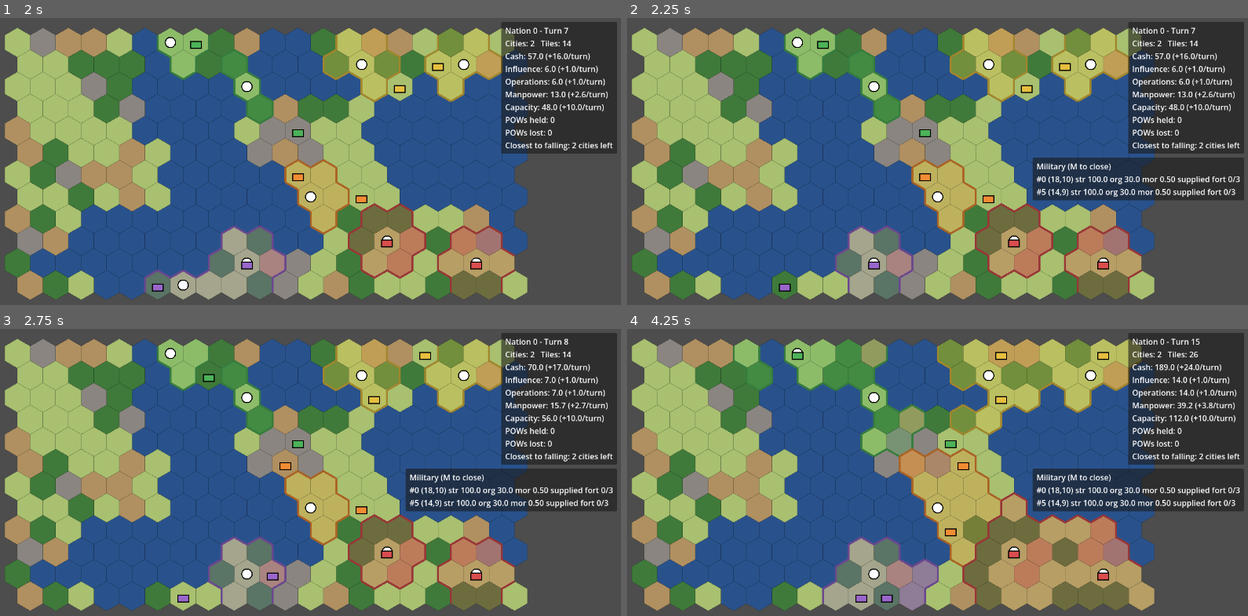
Above: before the commit, frames 1-4 (two rows, left to right).
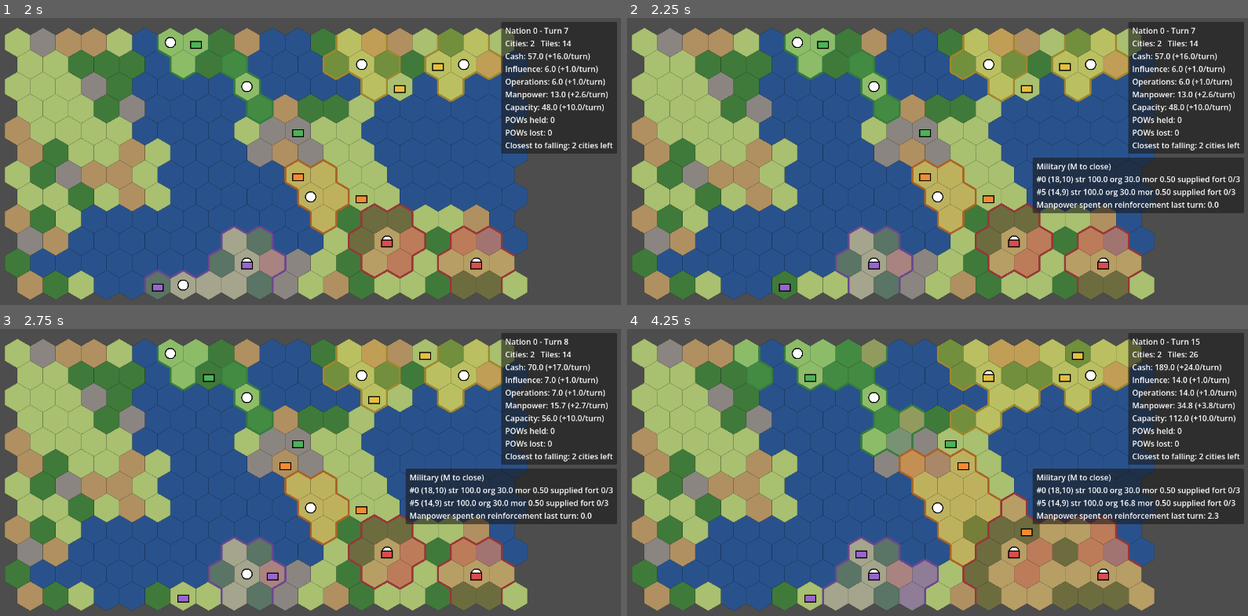
Above: after the commit, the same moments.

Repository: dwaite498/fault-lines-the-gift
Game: Godot game, scene res://scenes/main.tscn
The game is run twice, just before and just after one commit, with the same random seed, the same clock (stepped at 60 frames per second) and the same inputs.
Inputs (mouse positions are in pixels of both pictures, inside the frame that each line leads up to):
- Up to frame 1 (2 s): tap Enter at 0.5 s; move the mouse to (447, 175) at 0.52 s; hold D 0.53-1.28 s; tap Space at 0.6, 0.77, 1.07, 1.52, 1.55, 1.82 s; click (447, 175) at 0.67 s; move the mouse to (180, 213) at 1.27 s; tap R at 1.35 s
- Up to frame 2 (2.25 s): move the mouse to (999, 115) at 2.02 s; hold D from 2.03 s (still down); tap M at 2.1 s
- Up to frame 3 (2.75 s): keep holding D; tap Space at 2.3 s
- Up to frame 4 (4.25 s): tap Space at 2.75, 3.02, 3.05, 3.32, 3.6, 3.77, 4.07 s; move the mouse to (900, 575) at 2.77 s; tap F at 2.85 s; click (900, 575) at 2.92 s; move the mouse to (1123, 558) at 3.52 s; release D at 3.53 s

Frame 1 is identical in both runs. In frame 2, 1.5% of the frame differs, in the area x 65-100%, y 63-69%; in frame 3, 1.5%; in frame 4, 2.4%, in the area x 26-100%, y 7-96%.

Commit message:
Add reinforcement from manpower and safe terrain lookups (Task 19)

Diff:
--- a/data/resources_config.json
+++ b/data/resources_config.json
@@ -10,6 +10,8 @@
 	"training_turns": 3,
 	"upkeep_per_division": {"cash": 2, "capacity": 1},
 	"unpaid_upkeep_org_loss": 5,
+	"reinforce_cap_per_turn": 10,
+	"reinforce_manpower_per_strength": 1,
 	"ai_recruit_chance": 0.3,
 	"ai_max_divisions": 6
 }
--- a/scripts/combat/division.gd
+++ b/scripts/combat/division.gd
@@ -6,6 +6,10 @@
 var nation: int
 var hex: Vector2i
 var strength: float
+## Template strength; reinforcement refills up to this.
+var max_strength: float
+## Strength gained from reinforcement on the last end_turn.
+var last_reinforce := 0.0
 var org: float
 var max_org: float
 ## Multiplier for how fast organization recovers.
@@ -34,6 +38,7 @@
 	d.nation = owner_nation
 	d.hex = start_hex
 	d.strength = float(template.strength)
+	d.max_strength = d.strength
 	d.org = float(template.organization)
 	d.max_org = d.org
 	d.morale = float(template.morale)
--- a/scripts/map/hex_map.gd
+++ b/scripts/map/hex_map.gd
@@ -94,8 +94,28 @@
 		terrain[city.cell] = "plains"
 
 
+## Fallback terrain when generate_terrain() hasn't run or a name is unknown.
+const _DEFAULT_TERRAIN := {
+	"plains": {"color": "#a8c070", "move_cost": 1, "defense_mult": 1.0, "passable": true},
+	"water": {"color": "#29528c", "move_cost": 1, "defense_mult": 1.0, "passable": false},
+}
+
+
+## Terrain name for cell. Without generated terrain: "water" on water hexes, else "plains".
+func terrain_name(cell: Vector2i) -> String:
+	if terrain.has(cell):
+		return terrain[cell]
+	return "water" if cells.get(cell, WATER) == WATER else "plains"
+
+
+## Terrain stats for cell; safe before generate_terrain() (uses built-in plains/water).
 func terrain_of(cell: Vector2i) -> Dictionary:
-	return terrain_types[terrain[cell]]
+	var kind := terrain_name(cell)
+	if terrain_types.has(kind):
+		return terrain_types[kind]
+	if _DEFAULT_TERRAIN.has(kind):
+		return _DEFAULT_TERRAIN[kind]
+	return _DEFAULT_TERRAIN.plains
 
 
 func generate(map_width: int, map_height: int, map_seed: int,
--- a/scripts/nations/nation_economy.gd
+++ b/scripts/nations/nation_economy.gd
@@ -16,6 +16,8 @@
 var upkeep_paid: Dictionary = {}
 ## POWs: captor nation -> {owner nation -> count (float)}. Kept after elimination.
 var pows: Dictionary = {}
+## nation index -> manpower spent on reinforcement on the last end_turn.
+var reinforce_spent: Dictionary = {}
 
 
 func _init(path := CONFIG_PATH) -> void:
@@ -27,6 +29,7 @@
 	pending.clear()
 	upkeep_paid.clear()
 	pows.clear()
+	reinforce_spent.clear()
 	for nation in hex_map.nations:
 		stocks[nation] = {}
 		upkeep_paid[nation] = true
@@ -165,11 +168,39 @@
 			recruit(city, city.nation, roster)
 
 
-## End-of-turn economy step: income, upkeep, then training ticks and recruits appear.
+## End-of-turn economy step: income, upkeep, reinforcement, then training ticks
+## and recruits appear.
 func end_turn(hex_map: HexMap, roster: DivisionRoster) -> void:
 	collect_income(hex_map)
 	pay_upkeep(hex_map, roster)
+	reinforce(roster)
 	spawn_pending(hex_map, roster)
+
+
+## Refills supplied divisions below max_strength from their nation's manpower,
+## by division id ascending. Each gains at most reinforce_cap_per_turn and only
+## what the pool can pay at reinforce_manpower_per_strength. Out-of-supply
+## divisions get nothing. Sets d.last_reinforce and reinforce_spent.
+func reinforce(roster: DivisionRoster) -> void:
+	var cap := float(config.reinforce_cap_per_turn)
+	var rate := float(config.reinforce_manpower_per_strength)
+	reinforce_spent.clear()
+	var order := roster.divisions.duplicate()
+	order.sort_custom(func(a, b): return a.id < b.id)
+	for d in order:
+		d.last_reinforce = 0.0
+		if not d.supplied or d.strength >= d.max_strength or not stocks.has(d.nation):
+			continue
+		var pool := float(stocks[d.nation].get("manpower", 0.0))
+		var gain := minf(cap, d.max_strength - d.strength)
+		if rate > 0.0:
+			gain = minf(gain, pool / rate)
+		if gain <= 0.0:
+			continue
+		d.strength += gain
+		d.last_reinforce = gain
+		stocks[d.nation].manpower = maxf(pool - gain * rate, 0.0)
+		reinforce_spent[d.nation] = float(reinforce_spent.get(d.nation, 0.0)) + gain * rate
 
 # --- POWs ---
 
--- a/scripts/ui/military_panel.gd
+++ b/scripts/ui/military_panel.gd
@@ -28,6 +28,7 @@
 				"supplied" if d.supplied else "unsupplied", d.fortify_level, max_fortify])
 	if lines.size() == 1:
 		lines.append("No divisions")
+	lines.append("Manpower spent on reinforcement last turn: %.1f" % float(economy.reinforce_spent.get(nation, 0.0)))
 	var ids := economy.pending.keys()
 	ids.sort()
 	for id in ids:
--- a/scripts/ui/unit_panel.gd
+++ b/scripts/ui/unit_panel.gd
@@ -24,7 +24,7 @@
 	if d == null:
 		label.text = ""
 		return
-	var terrain_name: String = hex_map.terrain[d.hex]
+	var terrain_name := hex_map.terrain_name(d.hex)
 	var acted := d.moves_left < d.move
 	label.text = "\n".join([
 		"Nation: %d" % d.nation,
@@ -40,6 +40,8 @@
 	])
 	## Current flank penalty from the distinct hexes that attacked d this turn.
 	var penalty := 1.0 - DivisionRoster.flank_mult_for(d.attacked_from.size(), flank_per_hex, flank_min_mult)
+	if d.last_reinforce > 0.0:
+		label.text += "\nReinforcing +%.1f" % d.last_reinforce
 	if not d.supplied:
 		label.text += "\nOut of supply"
 	if penalty > 0.0:
Not shown, changed: docs/DESIGN.md
